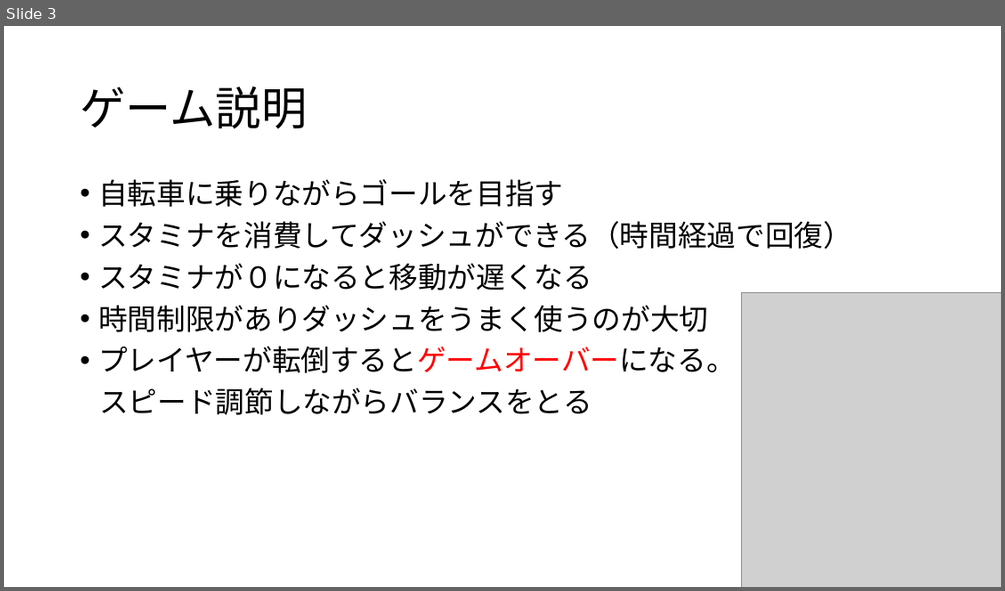
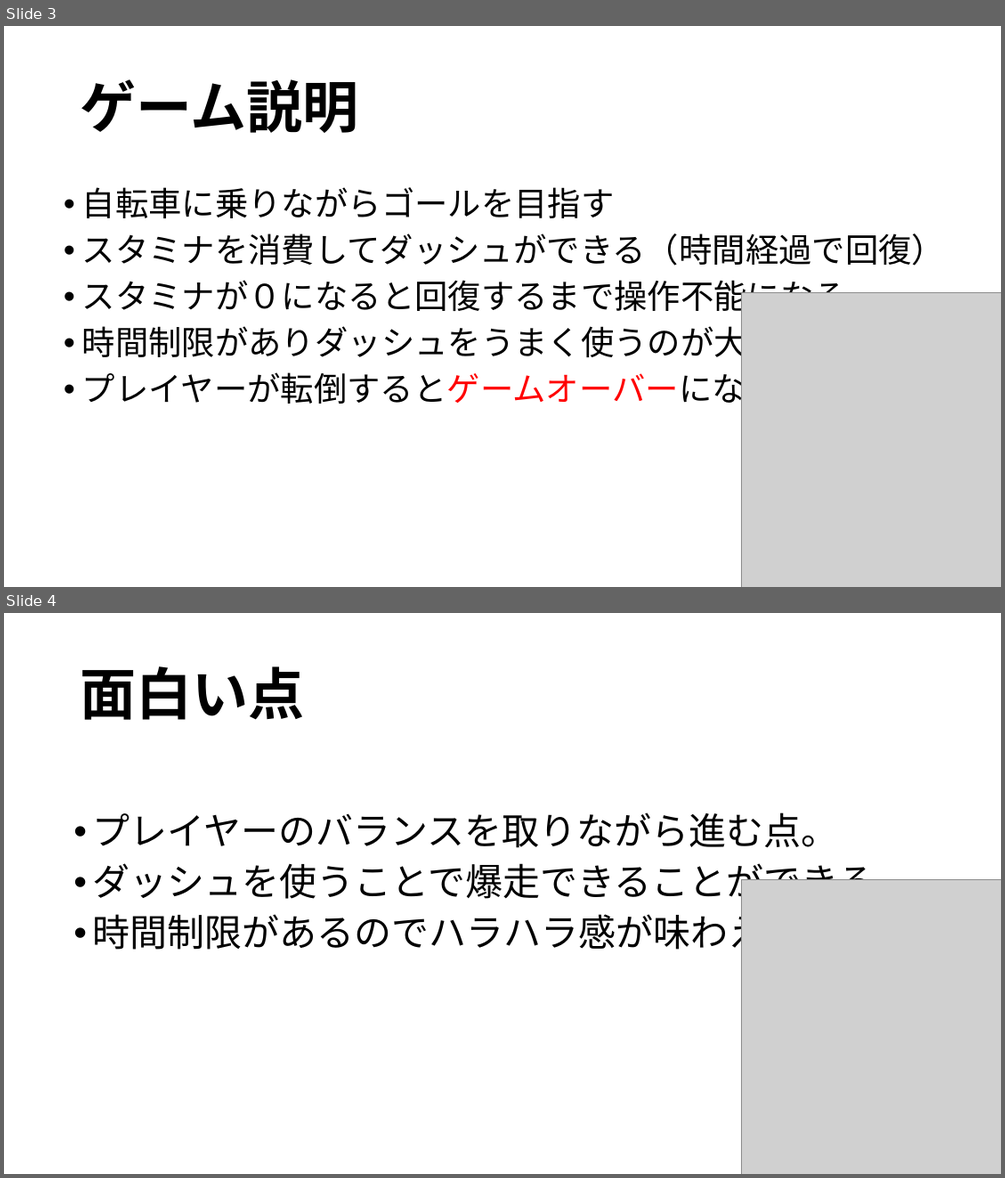
Before and after one commit to kawasakiryota1646/kawanishi, a slide deck: 爆チャリ.pptx. Shown one above the other, each under a label of ours: slide 3 before the commit, slides 3 and 4 after it. The pictures are 1005x591 and 1005x1178 pixels, drawn with LibreOffice and Linux fonts; fonts in the diff are those of the drawing; grey boxes stand for pictures. Boxes give left, top, right and bottom in pixels: in the first picture for what was removed or moved away, otherwise in the second. Text is boxed around its words. In the diff, an @@ line names an element or a change of style, - is before the commit and + after.

```diff
--- a/爆チャリ.pptx
+++ b/爆チャリ.pptx
@@ slide 4 added at [4,613,1001,1174], background #FFFFFF @@
@@ title added at [80,666,304,720], 54 pt, text #000000, bold @@
+面白い点
@@ text added at [92,812,912,956], 36 pt, text #000000 @@
+• プレイヤーのバランスを取りながら進む点。
+• ダッシュを使うことで爆走できることができる。
+• 時間制限があるのでハラハラ感が味わえる。
@@ picture added at [741,879,1001,1174] @@
@@ slide 3 changed as well @@
@@ title "ゲーム説明" at [80,79,358,133]: size 44 to 54 pt, bold on @@
@@ text "自転車に乗りながらゴールを目指す": place and size @@
-text "自転車に乗りながらゴールを目指す" at [98,179,852,415]
+text "自転車に乗りながらゴールを目指す" at [82,187,945,410]
@@ text at [82,187,945,363]: size 28 to 32 pt in "自転車に乗りながらゴールを目指す", "スタミナを消費してダッシュができる（時間経過で回復）", "時間制限がありダッシュをうまく使うのが大切" @@
@@ text at [82,280,847,317]: text changed; size 28 to 32 pt @@
-• スタミナが０になると移動が遅くなる
+• スタミナが０になると回復するまで操作不能になる
@@ text at [82,367,778,410]: text changed; size 28 to 32 pt @@
-• プレイヤーが転倒するとゲームオーバーになる。
-スピード調節しながらバランスをとる
+• プレイヤーが転倒するとゲームオーバーになる
```
Also in this commit, not shown: 2 other slides changed.
